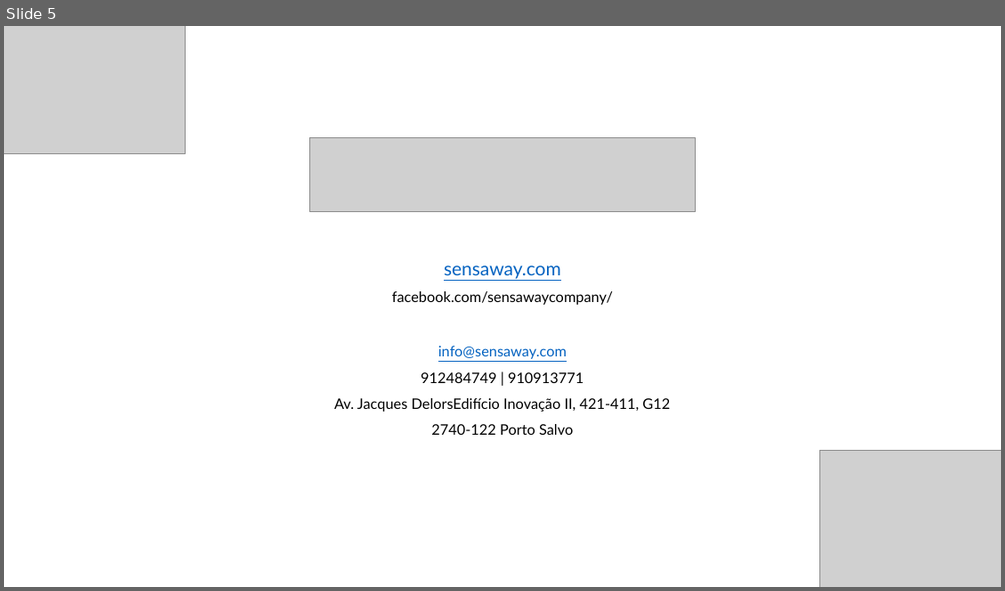
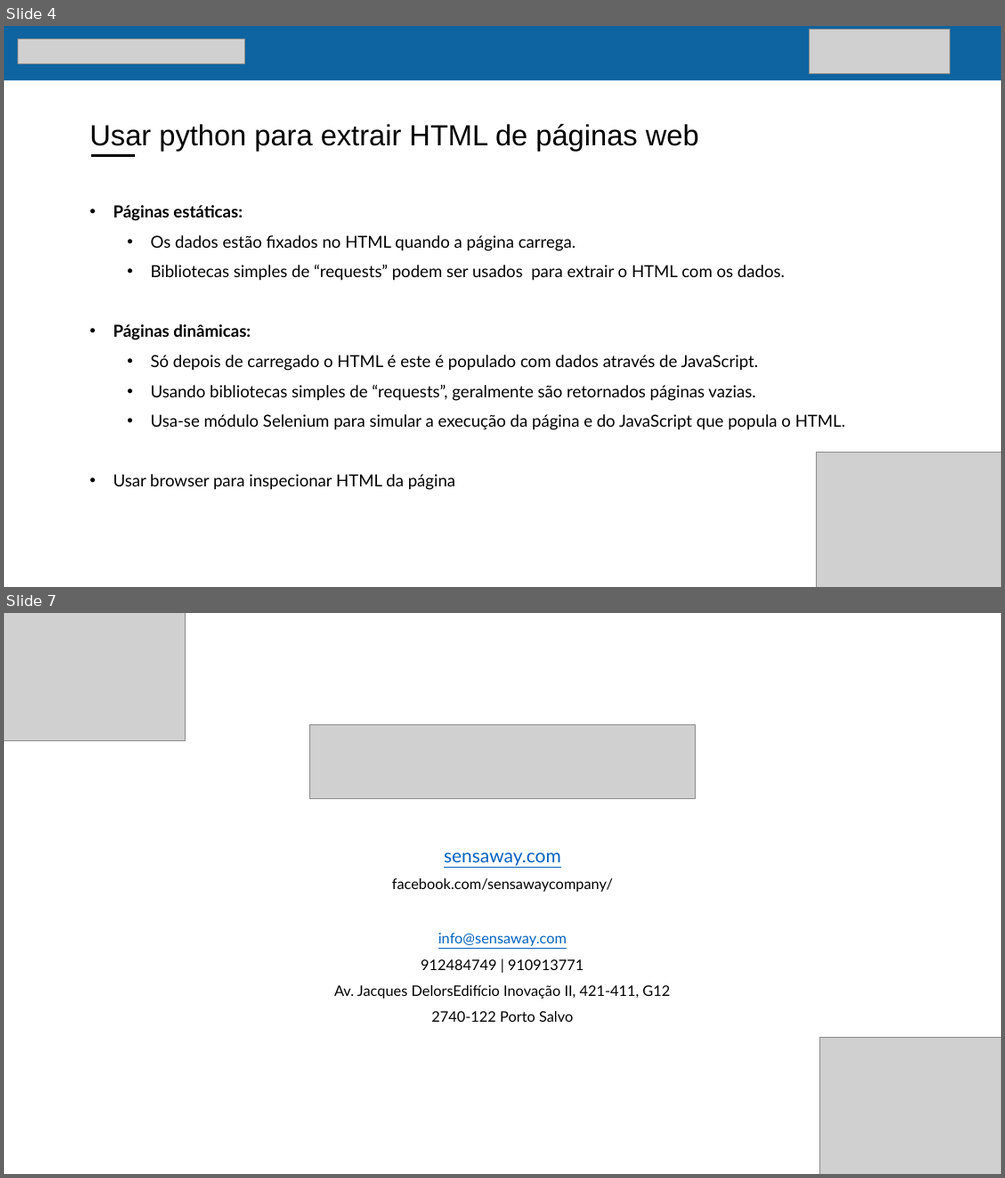
Before and after one commit to AndreSensaway/fpf-datathon-workshop-webscrapping, a slide deck: workshop_presentation.pptx. Shown one above the other, each under a label of ours: slide 5 before the commit, slides 4 and 7 after it; the slides between them are not shown. The pictures are 1005x591 and 1005x1178 pixels, drawn with LibreOffice and Linux fonts; fonts in the diff are those of the drawing; grey boxes stand for pictures. Boxes give left, top, right and bottom in pixels: in the first picture for what was removed or moved away, otherwise in the second. Text is boxed around its words. In the diff, an @@ line names an element or a change of style, - is before the commit and + after.

```diff
--- a/workshop_presentation.pptx
+++ b/workshop_presentation.pptx
@@ slide 4 added at box(4, 26, 1001, 587), background #FFFFFF @@
@@ rectangle added at box(4, 26, 1001, 80), fill #0E64A0 @@
@@ picture added at box(17, 38, 245, 63) @@
@@ picture added at box(809, 30, 949, 74) @@
@@ text added at box(89, 124, 699, 151), 28 pt, text #000000 @@
+Usar python para extrair HTML de páginas web
@@ line added from (91, 155) to (135, 155), #000000 3 pt @@
@@ text added at box(113, 205, 845, 490), 16 pt, text #000000 @@
+• Páginas estáticas:
+  • Os dados estão fixados no HTML quando a página carrega.
+  • Bibliotecas simples de “requests” podem ser usados para extrair o HTML com os dados.
+• Páginas dinâmicas:
+  • Só depois de carregado o HTML é este é populado com dados através de JavaScript.
+  • Usando bibliotecas simples de “requests”, geralmente são retornados páginas vazias.
+  • Usa-se módulo Selenium para simular a execução da página e do JavaScript que popula o HTML.
+• Usar browser para inspecionar HTML da página
@@ picture added at box(816, 452, 1001, 587) @@
@@ what was slide 5 is now slide 7 @@
```
Also in this commit, not shown: 2 slides changed, 3 other slides added, 2 slides removed, 5 other files.
